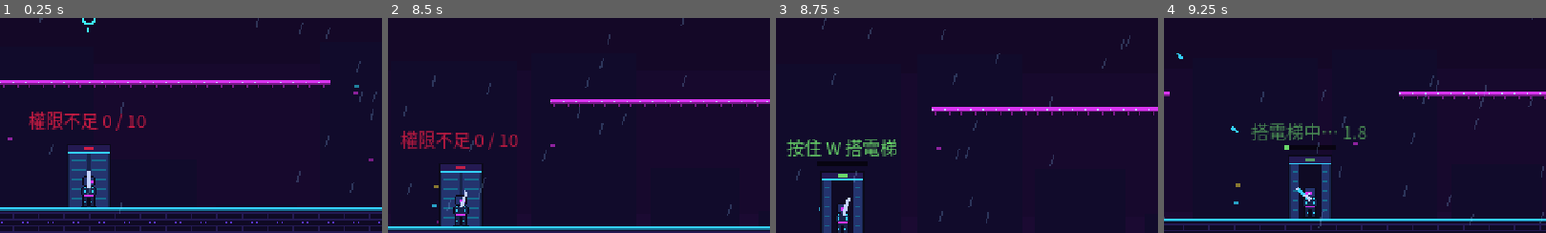
Above: before the commit, frames 1-4 (left to right).
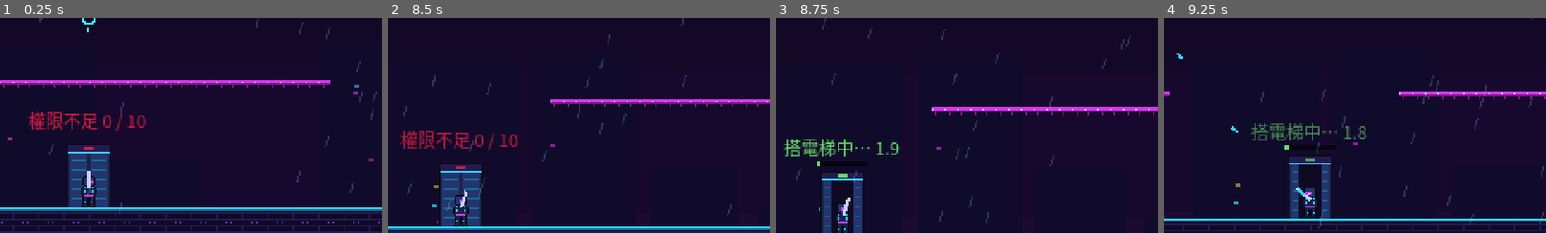
Above: after the commit, the same moments.

Repository: TWMavis/Neon-Hunter
Game: Godot game, scene res://tests/smoke_test.tscn
The game is run twice, just before and just after one commit, with the same random seed, the same clock (stepped at 60 frames per second) and the same inputs. This scene is started directly instead of the project's main scene.
Inputs (mouse positions are % of the whole screen's width and height, from its top left):
- Up to frame 1 (0.25 s): no input
- Up to frame 2 (8.5 s): tap Enter at 0.5 s; move the mouse to (72, 45) at 0.52 s; hold D (move_right) 0.53-1.25 s; hold F (interact, bound only after the commit) 0.53-1.25 s; click (72, 45) at 0.67 s; tap Space (jump) at 0.77, 1.07, 3.77, 4.07, 6.77, 7.07 s; drag from (30, 55) to (45, 70) at 1.27 s; move the mouse to (60, 28) at 2.02 s; hold D (move_right) 2.03-2.75 s; hold F (interact, bound only after the commit) 2.03-2.75 s; right-click (60, 28) at 2.1 s; drag from (45, 70) to (20, 35) at 2.77 s; move the mouse to (80, 65) at 3.52 s; hold A (move_left) 3.53-4.25 s; hold F (interact, bound only after the commit) 3.53-4.25 s; drag from (20, 35) to (35, 25) at 4.27 s; move the mouse to (55, 50) at 5.02 s; hold S (move_down) 5.03-5.75 s; hold F (interact, bound only after the commit) 5.03-5.75 s; click (55, 50) at 5.17 s; drag from (35, 25) to (30, 55) at 5.77 s; move the mouse to (72, 45) at 6.52 s; hold W (move_up) 6.53-7.25 s; hold F (interact, bound only after the commit) 6.53-7.25 s; right-click (72, 45) at 6.6 s; drag from (30, 55) to (45, 70) at 7.27 s; move the mouse to (60, 28) at 8.02 s; hold S (move_down) from 8.03 s (still down); hold F (interact, bound only after the commit) from 8.03 s (still down)
- Up to frame 3 (8.75 s): keep holding S (move_down); keep holding F (interact, bound only after the commit)
- Up to frame 4 (9.25 s): release S (move_down) at 8.75 s; release F (interact, bound only after the commit) at 8.75 s; drag from (45, 70) to (20, 35) at 8.77 s
The pictures show only the part of the screen within x 38-88%, y 50-100%; the shares and areas given below are measured in that part.

Frames 1-2 are identical in both runs. In frame 3, 1.6% of the frame differs, in the area x 2-33%, y 56-69%; in frame 4, nothing differs.

Commit message:
Take the elevator by holding F for 2 seconds instead of W
Co-Authored-By: Claude Opus 5.5 (1M context) <noreply@anthropic.com>

Diff:
--- a/autoload/game_input.gd
+++ b/autoload/game_input.gd
@@ -11,6 +11,7 @@
 	_add_key(&"dash", [KEY_SHIFT])
 	_add_key(&"restart", [KEY_R])
 	_add_key(&"chip_menu", [KEY_TAB])
+	_add_key(&"interact", [KEY_F])
 	_add_mouse(&"attack_primary", MOUSE_BUTTON_LEFT)
 	_add_mouse(&"attack_secondary", MOUSE_BUTTON_RIGHT)
 
--- a/scenes/world/elevator.gd
+++ b/scenes/world/elevator.gd
@@ -1,13 +1,13 @@
 class_name Elevator
 extends Node2D
-## 電梯：湊滿權限碎片後解鎖，站進去按住 W 2 秒（避免誤觸）離開這層樓。位置是電梯底部中央。
+## 電梯：湊滿權限碎片後解鎖，站進去按住 F 2 秒（避免誤觸）離開這層樓。位置是電梯底部中央。
 
 const SIZE := Vector2(28, 40)
 const HOLD_TIME := 2.0
 
 var unlocked := false
 var player_inside := false
-var hold := 0.0                 # 按住 W 的秒數
+var hold := 0.0                 # 按住 F 的秒數
 var _t := 0.0
 
 
@@ -19,7 +19,7 @@
 	if player and not player.dead:
 		var local := player.global_position - global_position
 		player_inside = absf(local.x) < SIZE.x * 0.5 and local.y < 0.0 and local.y > -SIZE.y
-	if unlocked and player_inside and Input.is_action_pressed("move_up"):
+	if unlocked and player_inside and Input.is_action_pressed("interact"):
 		if hold == 0.0:
 			Audio.sfx("ui_click")
 		hold += delta
@@ -39,7 +39,7 @@
 
 	if not player_inside:
 		return
-	var text := "按住 W 搭電梯" if unlocked else "權限不足 %d / %d" % [RunState.shards, RunState.quota]
+	var text := "按住 F 搭電梯" if unlocked else "權限不足 %d / %d" % [RunState.shards, RunState.quota]
 	if hold > 0.0:
 		text = "搭電梯中… %.1f" % maxf(HOLD_TIME - hold, 0.0)
 	draw_string(Fonts.ui(), Vector2(-80.0, -SIZE.y - 10.0), text, HORIZONTAL_ALIGNMENT_CENTER, 160.0, 11, light)
--- a/tests/smoke_test.gd
+++ b/tests/smoke_test.gd
@@ -220,11 +220,11 @@
 	_check(RunState.quota_met(), "quota met (%d / %d shards, %d kills, Lv %d)" % [RunState.shards, RunState.quota, RunState.kills, ClimbState.level])
 	game.player.global_position = game.elevator.global_position + Vector2(0, -12)
 	await _frames(3)
-	Input.action_press("move_up")
+	Input.action_press("interact")
 	await _frames(30)
-	_check(not RunState.cleared, "a short W press does not take the elevator")
+	_check(not RunState.cleared, "a short F press does not take the elevator")
 	await _frames(110)
-	Input.action_release("move_up")
+	Input.action_release("interact")
 	await _frames(2)
 	_check(RunState.cleared, "elevator clears the floor")
 	_check(ClimbState.bonus_chip_pick, "black market floor grants a chip pick")
Not shown, changed: README.md
Not shown, changed: docs/ENEMIES.md
